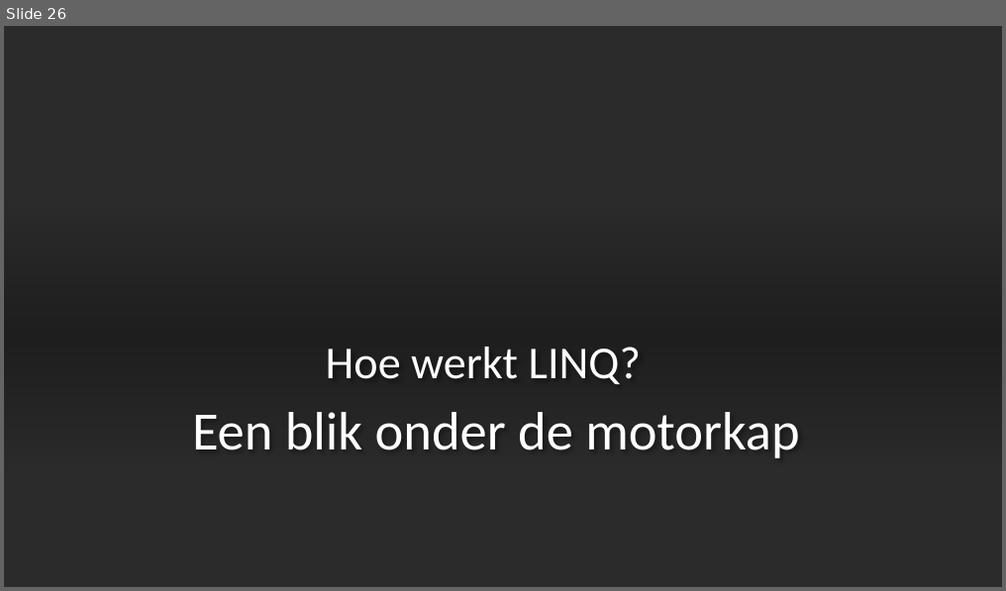
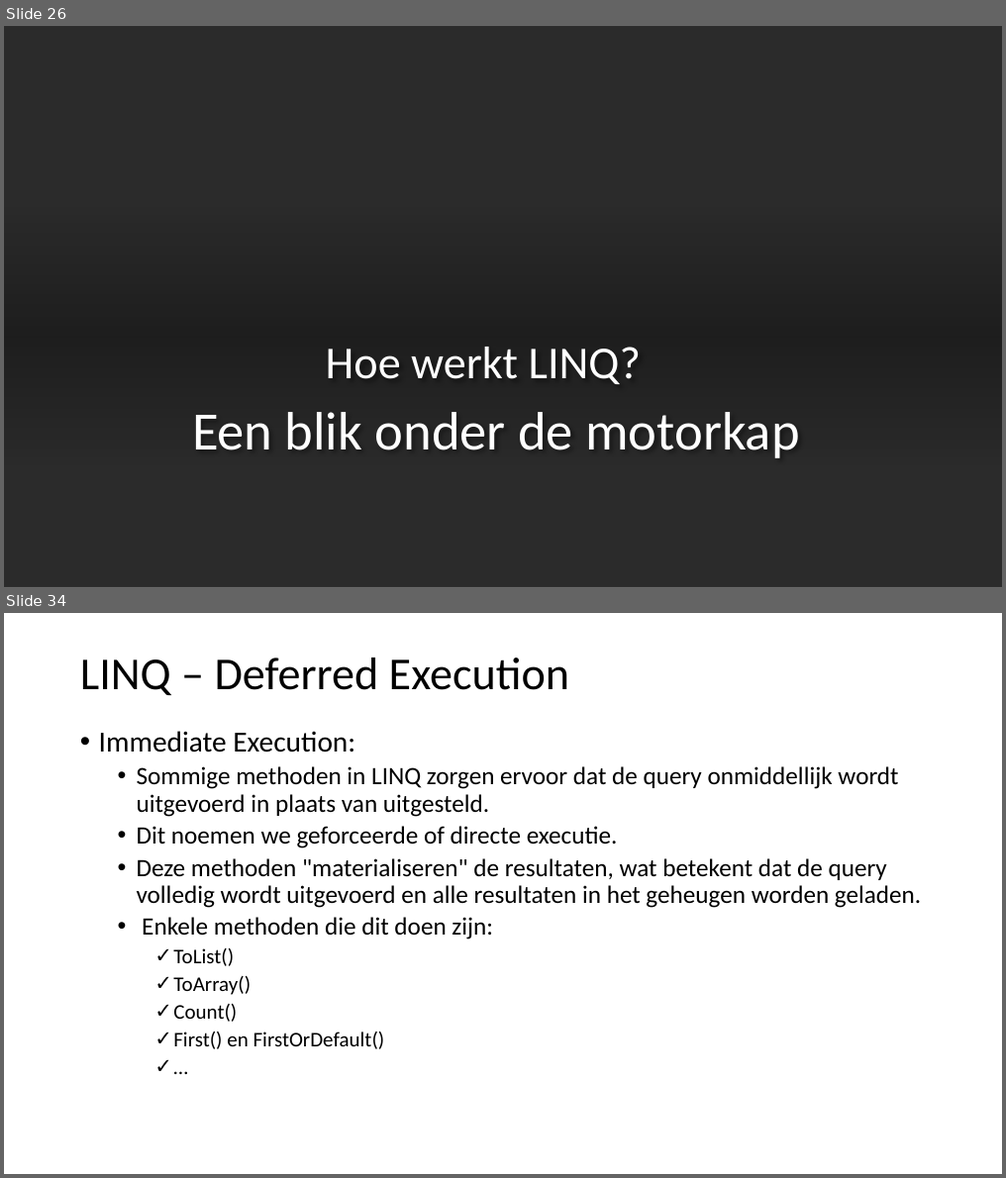
Before and after one commit to Fleximinded/SyntraAB.2024, a slide deck: !Documents/CSharp-LINQ.pptx. Shown one above the other, each under a label of ours: slide 26 before the commit, slides 26 and 34 after it; the slides between them are not shown. The pictures are 1006x591 and 1006x1178 pixels, drawn with LibreOffice and Linux fonts; fonts in the diff are those of the drawing; background and template pictures are left out; a plain dark background stands for a picture behind light text. Boxes give left, top, right and bottom in pixels: in the first picture for what was removed or moved away, otherwise in the second. Text is boxed around its words. In the diff, an @@ line names an element or a change of style, - is before the commit and + after.

Commit message:
Linq examples added

```diff
--- a/!Documents/CSharp-LINQ.pptx
+++ b/!Documents/CSharp-LINQ.pptx
@@ slide 34 added at (4, 613, 1002, 1174), background #FFFFFF @@
@@ title added at (80, 658, 569, 695), 44 pt, text #000000 @@
+LINQ – Deferred Execution
@@ text added at (99, 731, 921, 1050), 24 pt, text #000000 @@
+• Immediate Execution:
+  • Sommige methoden in LINQ zorgen ervoor dat de query onmiddellijk wordt uitgevoerd in plaats van uitgesteld.
+  • Dit noemen we geforceerde of directe executie.
+  • Deze methoden "materialiseren" de resultaten, wat betekent dat de query volledig wordt uitgevoerd en alle resultaten in het geheugen worden geladen.
+  • Enkele methoden die dit doen zijn:
+    ✓ ToList()
+    ✓ ToArray()
+    ✓ Count()
+    ✓ First() en FirstOrDefault()
+    ✓ …
```
Also in this commit, not shown: 17 other slides added, 1 slide removed, 11 other files.
